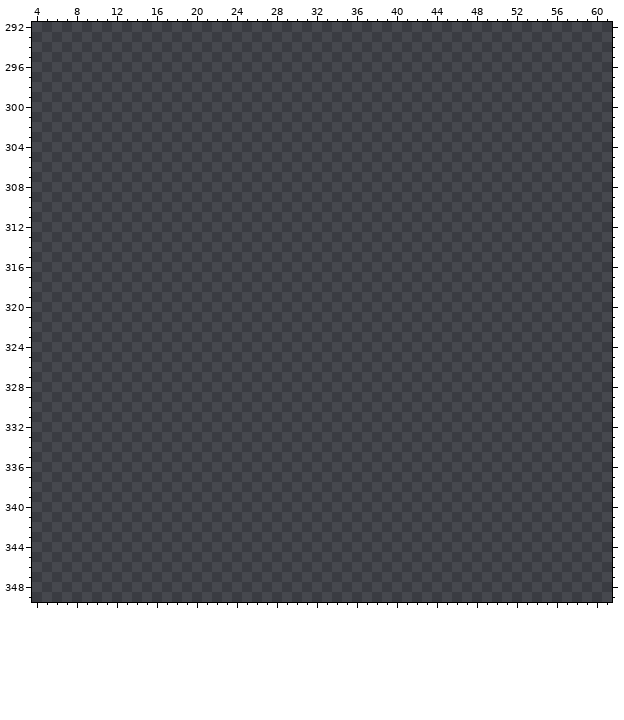
Pixel-art file: Little_Warrior/Content/_Game/Assets/Sprites/Player/player_n.aseprite. That is the earlier state.
256x640 pixels, 1 frame. Shown: x 4..61, y 292..349. The commit also changed other parts of the picture, which this record leaves out.
Visible layers, top first: "Layer 1_NormalGenerated", "Layer 1".
Palette (. is transparent): 
Pixels before (only the part around the change), first column x 4:
292 .........................................................
293 .........................................................
294 .........................................................
295 .........................................................
296 .........................................................
297 .........................................................
298 .........................................................
299 .........................................................
300 .........................................................
301 .........................................................
302 .........................................................
303 .........................................................
304 .........................................................
305 .........................................................
306 .........................................................
307 .........................................................
308 .........................................................
309 .........................................................
310 .........................................................
311 .........................................................
312 .........................................................
313 .........................................................
314 .........................................................
315 .........................................................
316 .........................................................
317 .........................................................
318 .........................................................
319 .........................................................
320 .........................................................
321 .........................................................
322 .........................................................
323 .........................................................
324 .........................................................
325 .........................................................
326 .........................................................
327 .........................................................
328 .........................................................
329 .........................................................
330 .........................................................
331 .........................................................
332 .........................................................
333 .........................................................
334 .........................................................
335 .........................................................
336 .........................................................
337 .........................................................
338 .........................................................
339 .........................................................
340 .........................................................
341 .........................................................
342 .........................................................
343 .........................................................
344 .........................................................
345 .........................................................
346 .........................................................
347 .........................................................
348 .........................................................
Once edited:
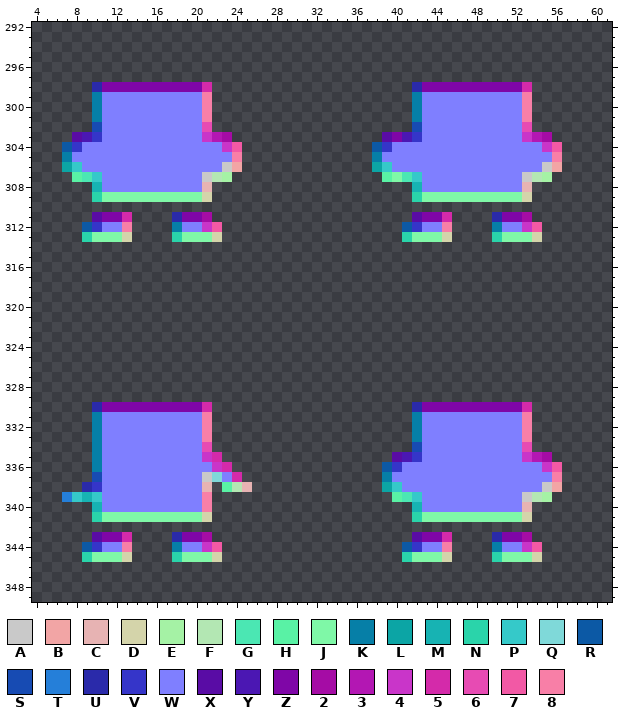
Colours new in this view: A #c9c9c9  B #f2a5a5  C #e7b3b3  D #d4d4aa  E #a5f2a5  F #b3e7b3  G #4be7b3  H #59f2a5  J #7ff8a7  K #067fa7  L #0ca5a5  M #17b3b3  N #2ad4aa  P #35c9c9  Q #7fd9d9  R #0c59a5  S #174bb3  T #257fd9  U #2a2aaa  V #3535c9  W #7f7fff  X #590ca5  Y #4b17b3  Z #7f06a7  2 #a50ca5  3 #b317b3  4 #c935c9  5 #d42aaa  6 #e74bb3  7 #f259a5  8 #f87fa7
From old to new:
Changed rows in their new state; - is an unchanged pixel.
Layer "Layer 1_NormalGenerated":
first column x 7:
298 ---UZZZZZZZZZZ5--------------------UZZZZZZZZZZ5---
299 ---KWWWWWWWWWW8--------------------KWWWWWWWWWW8---
300 ---KWWWWWWWWWW8--------------------KWWWWWWWWWW8---
301 ---KWWWWWWWWWW8--------------------KWWWWWWWWWW8---
302 ---SWWWWWWWWWW6--------------------SWWWWWWWWWW6---
303 -XYVWWWWWWWWWW432---------------XZYVWWWWWWWWWW432-
304 RVWWWWWWWWWWWWWW47-------------RVWWWWWWWWWWWWWWW47
305 KWWWWWWWWWWWWWWWW8-------------KWWWWWWWWWWWWWWWWW8
306 LPWWWWWWWWWWWWWWAB-------------LPWWWWWWWWWWWWWWWAB
307 -HGPWWWWWWWWWWAFE---------------HJGPWWWWWWWWWWAFE-
308 ---MWWWWWWWWWWC--------------------MWWWWWWWWWWC---
309 ---NJJJJJJJJJJD--------------------NJJJJJJJJJJD---
311 ---XZZ5----UZZ2--------------------XZZ5----UZZ2---
312 --RVWW8----KWW47------------------RVWW8----KWW47--
313 --NJJJD----NJJJD------------------NJJJD----NJJJD--
first column x 7:
330 ---UZZZZZZZZZZ5--------------------UZZZZZZZZZZ5---
331 ---KWWWWWWWWWW8--------------------KWWWWWWWWWW8---
332 ---KWWWWWWWWWW8--------------------KWWWWWWWWWW8---
333 ---KWWWWWWWWWW8--------------------KWWWWWWWWWW8---
334 ---KWWWWWWWWWW6--------------------SWWWWWWWWWW6---
335 ---KWWWWWWWWWW45-----------------XYVWWWWWWWWWW432-
336 ---KWWWWWWWWWWW45---------------RVWWWWWWWWWWWWWW47
337 ---SWWWWWWWWWWAQW5--------------KWWWWWWWWWWWWWWWW8
338 --UVWWWWWWWWWWC-HFC-------------LPWWWWWWWWWWWWWWAB
339 TPMPWWWWWWWWWW8------------------HGPWWWWWWWWWWAFE-
340 ---MWWWWWWWWWW8--------------------MWWWWWWWWWWC---
341 ---NJJJJJJJJJJD--------------------NJJJJJJJJJJD---
343 ---XZZ5----UZZ2--------------------XZZ5----UZZ2---
344 --RVWW8----KWW47------------------RVWW8----KWW47--
345 --NJJJD----NJJJD------------------NJJJD----NJJJD--
Where, in picture pixels (left, top, right, bottom), the same in both pictures:
added: (62, 82, 242, 242)
added: (372, 82, 562, 242)
added: (62, 402, 252, 562)
added: (382, 402, 562, 562)
